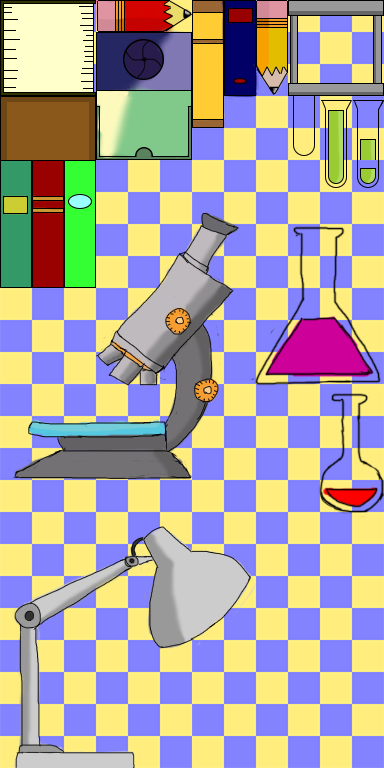
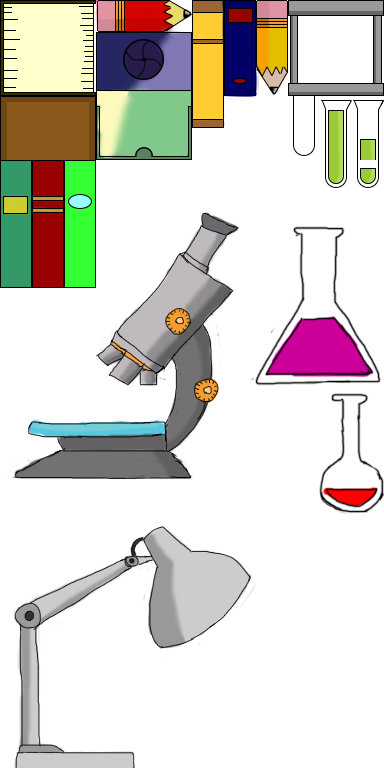
Layers edited between the first and the second 384x768 image:
hid "Layer 3" over bbox(0, 0, 384, 768)
